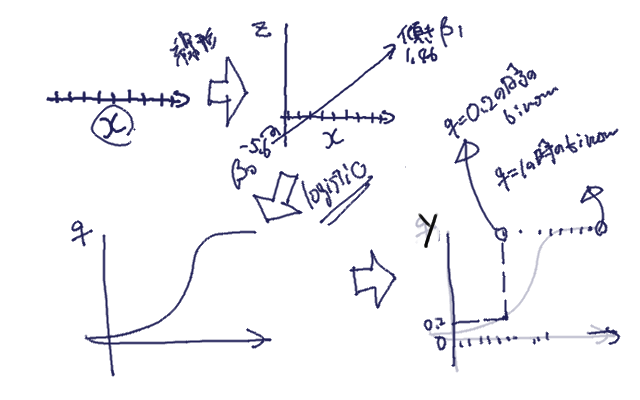
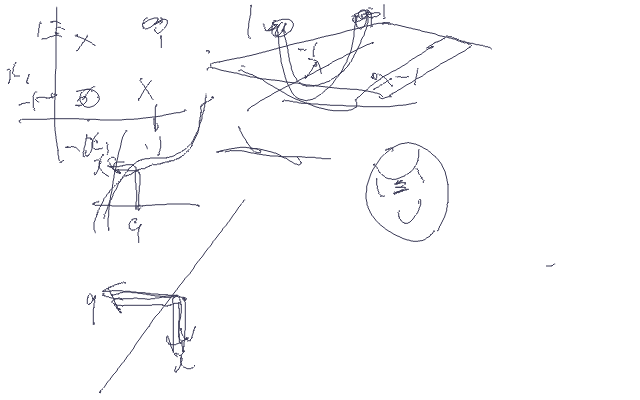
The second 640 x 400 image is a revision of the first. Changes to its layers:
moved "note" into group "glm" over [90, 16, 463, 309]
moved "binom" into group "glm" over [415, 62, 621, 367]
moved "logistic->binom" into group "glm" over [415, 216, 616, 373]
moved "logistic" into group "glm" over [71, 220, 272, 377]
moved "z" into group "glm" over [239, 21, 438, 159]
moved "x" into group "glm" over [46, 89, 190, 139]
added layer "ll #2" above "背景" over [6, 4, 621, 394]
painted on "背景" over [6, 4, 621, 394]
